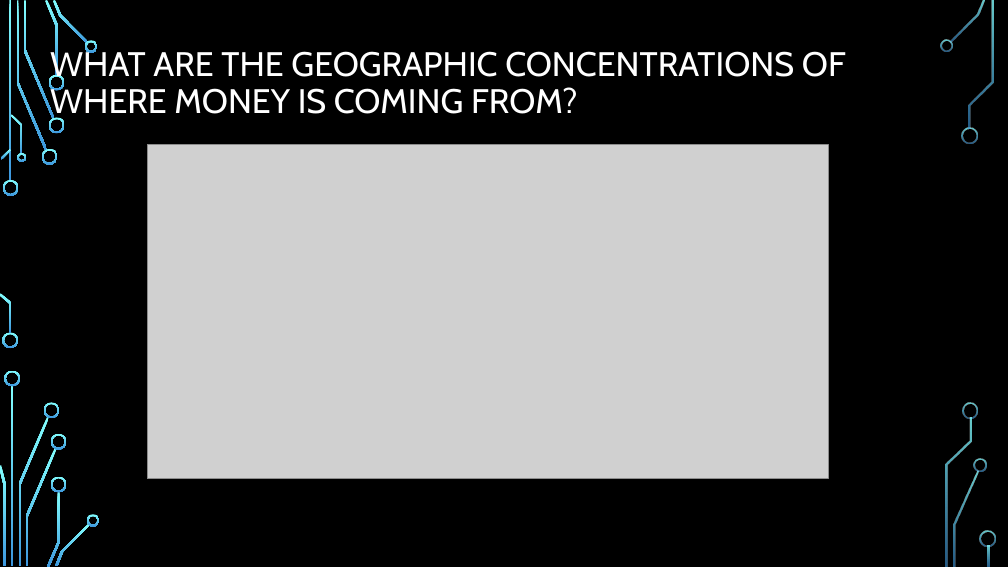
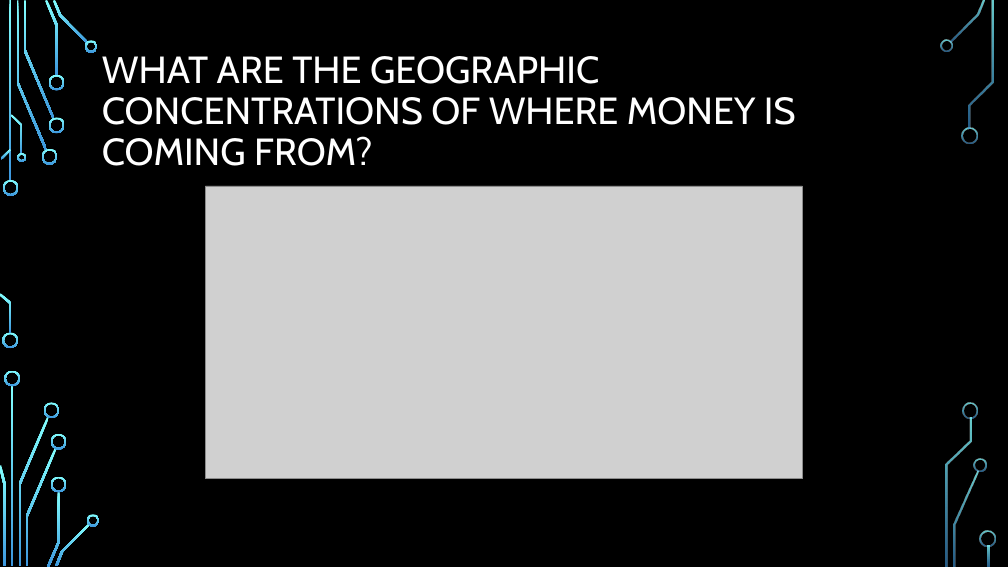
Before and after one commit to kjwunderlich/project-one---sphinx, a slide deck: slide 7 of Team_Sphinx_Presentation_20181011.pptx. Drawn at 1008x567 pixels with LibreOffice and Linux fonts; fonts in the diff are those of the drawing; grey boxes stand for pictures; background and template pictures are left out. Boxes give left, top, right and bottom in pixels: in the first picture for what was removed or moved away, otherwise in the second. Text is boxed around its words. In the diff, an @@ line names an element or a change of style, - is before the commit and + after.

```diff
--- a/Team_Sphinx_Presentation_20181011.pptx
+++ b/Team_Sphinx_Presentation_20181011.pptx
@@ title "WHAT ARE THE GEOGRAPHIC CONCENTRATIONS ...": place and size @@
-title "WHAT ARE THE GEOGRAPHIC CONCENTRATIONS ..." at (50, 48, 846, 121)
+title "WHAT ARE THE GEOGRAPHIC CONCENTRATIONS ..." at (102, 56, 796, 166)
@@ title "WHAT ARE THE GEOGRAPHIC CONCENTRATIONS ..." at (102, 56, 796, 166): size 32.4 to 36 pt @@
@@ picture: place and size @@
-picture at (147, 145, 829, 479)
+picture at (205, 186, 802, 479)
```
Also in this commit, not shown: 12 other slides changed.
